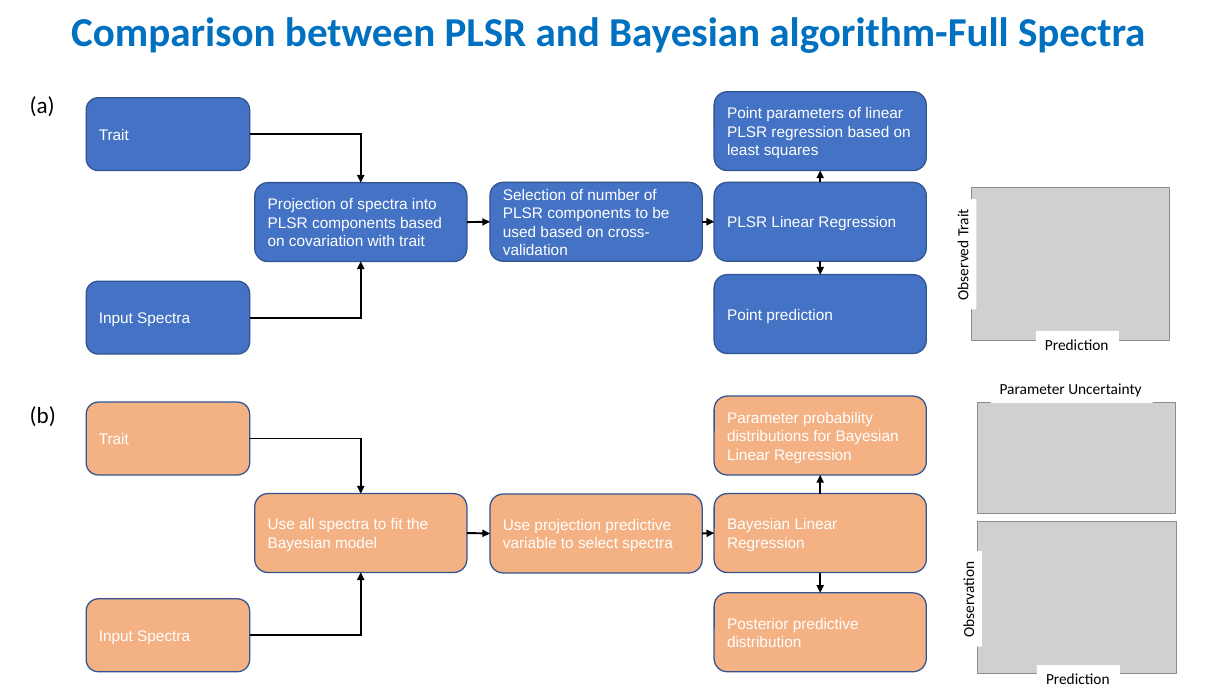
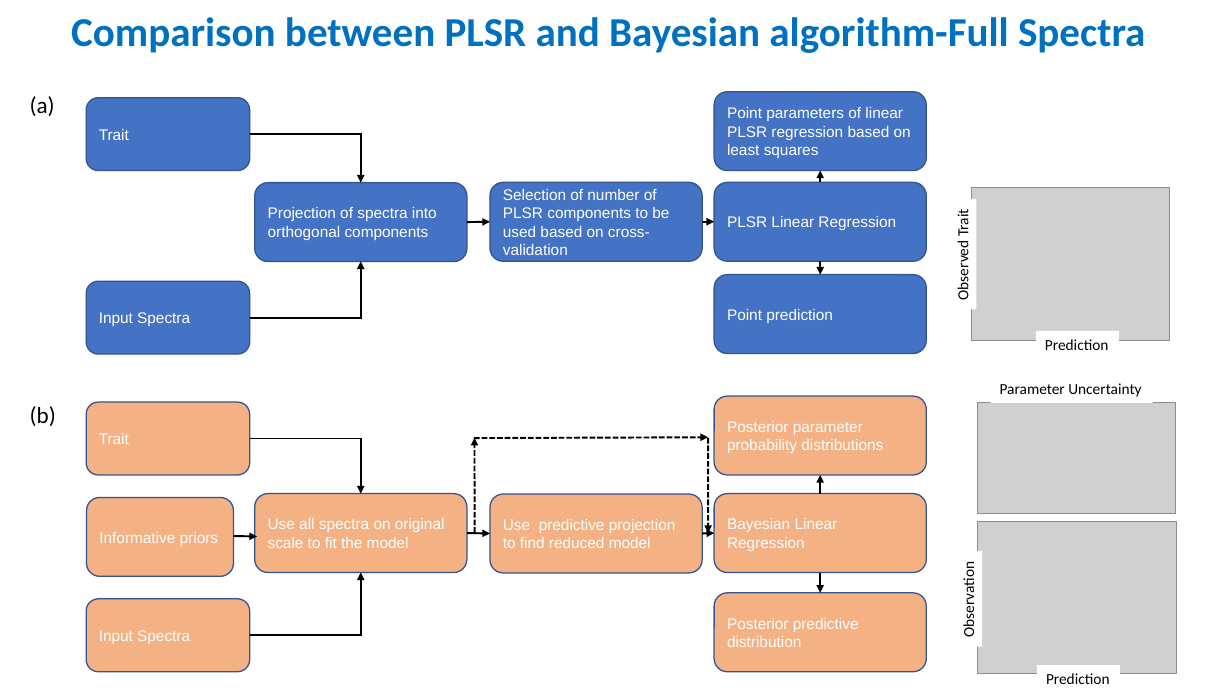
Before and after one commit to DhruvaKathuria/Hierarchical_foliar_trait_estimation, a slide deck: slide 1 of paper_draft/figures/ppt_for_figures.pptx. Drawn at 1232x693 pixels with LibreOffice and Linux fonts; fonts in the diff are those of the drawing; grey boxes stand for pictures. Boxes give left, top, right and bottom in pixels: in the first picture for what was removed or moved away, otherwise in the second. Text is boxed around its words. In the diff, an @@ line names an element or a change of style, - is before the commit and + after.

```diff
--- a/paper_draft/figures/ppt_for_figures.pptx
+++ b/paper_draft/figures/ppt_for_figures.pptx
@@ text in rounded rectangle at (268,207,437,240): text changed @@
-Projection of spectra into PLSR components based on covariation with trait
+Projection of spectra into orthogonal components
@@ arrow added from (474, 438) to (708, 437), #000000 1.5 pt dashed @@
@@ arrow added from (475, 533) to (475, 438), #000000 1.5 pt dashed @@
@@ arrow added from (708, 438) to (708, 533), #000000 1.5 pt dashed @@
@@ text in rounded rectangle at (727,421,883,453): text changed @@
-Parameter probability distributions for Bayesian Linear Regression
+Posterior parameter probability distributions
@@ rounded rectangle added at (87,497,234,576), fill #F4B183, outline #325491 1 pt, 12 pt, text #FFFFFF @@
+Informative priors
@@ arrow added from (234, 536) to (257, 537), #000000 1.5 pt @@
@@ text in rounded rectangle at (268,518,445,548): text changed @@
-Use all spectra to fit the Bayesian model
+Use all spectra on original scale to fit the model
@@ text in rounded rectangle at (503,519,676,548): text changed @@
-Use projection predictive variable to select spectra
+Use predictive projection to find reduced model
```
Also in this commit, not shown: 4 slides added, 3 other files.
